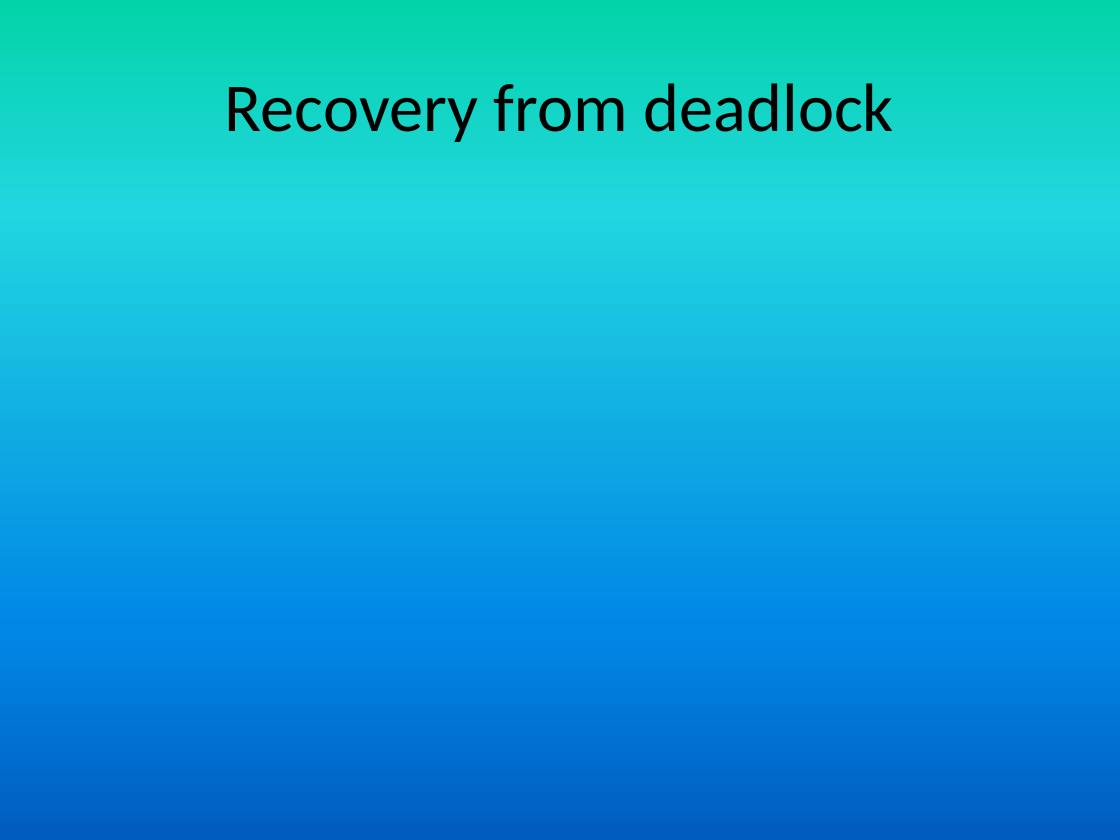
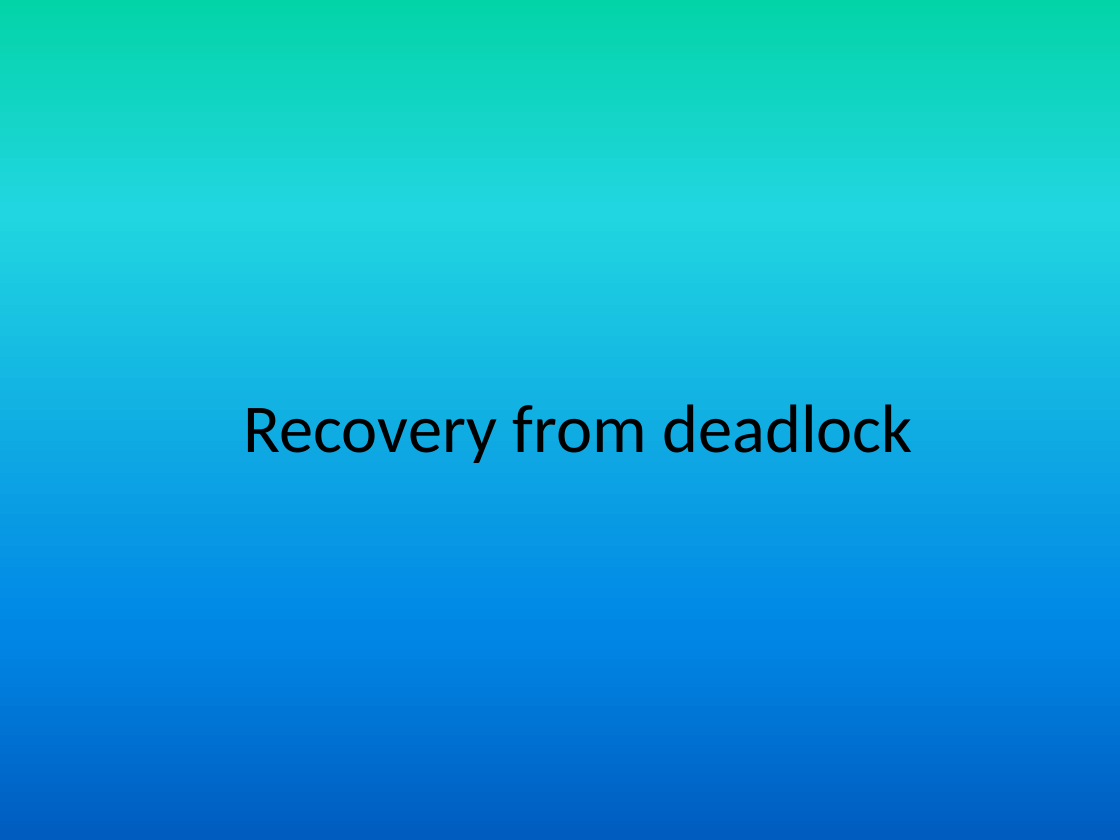
Before and after one commit to girishsukukumar/RTOS, a slide deck: slide 19 of RTOS-14-Deadlocks.pptx. Drawn at 1120x840 pixels with LibreOffice and Linux fonts; fonts in the diff are those of the drawing. Boxes give left, top, right and bottom in pixels: in the first picture for what was removed or moved away, otherwise in the second. Text is boxed around its words. In the diff, an @@ line names an element or a change of style, - is before the commit and + after.

```diff
--- a/RTOS-14-Deadlocks.pptx
+++ b/RTOS-14-Deadlocks.pptx
@@ title "Recovery from deadlock": place and size @@
-title "Recovery from deadlock" at bbox=[225, 83, 894, 142]
+title "Recovery from deadlock" at bbox=[244, 404, 912, 463]
```
Also in this commit, not shown: 2 other slides changed, 1 other file.
